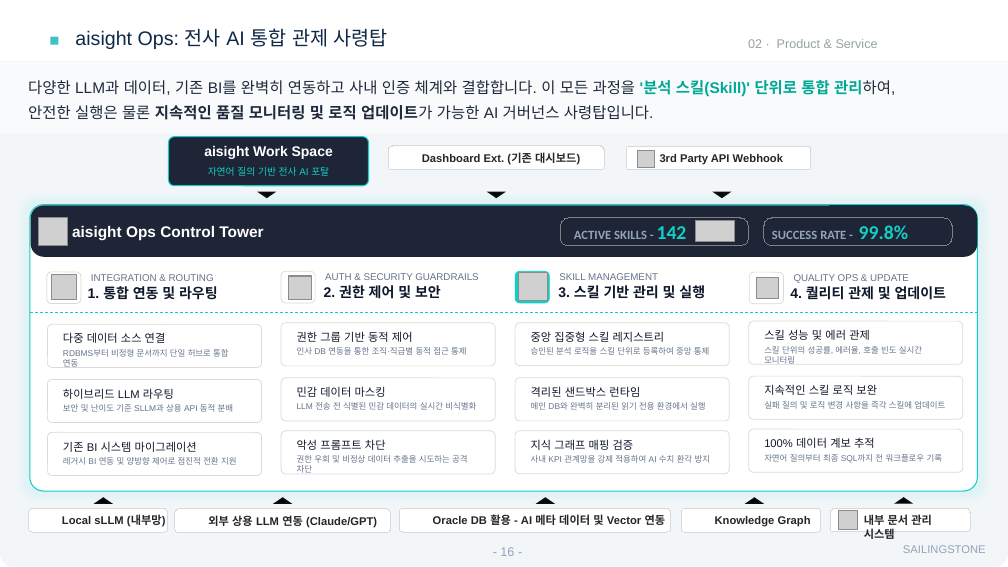
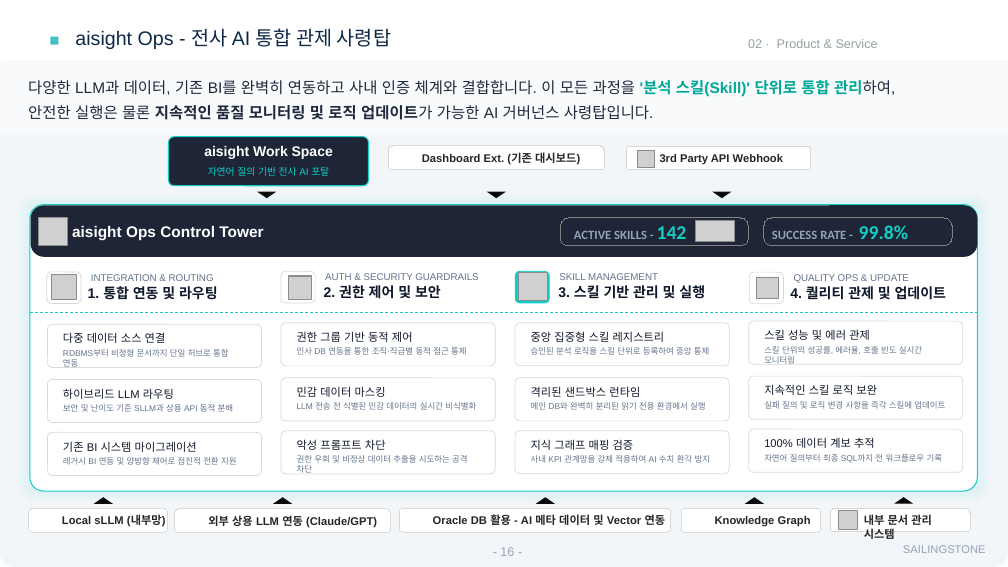
Before and after one commit to sellect-team/doc, a slide deck: slide 16 of docs/company/_source/company-intro-2026.pptx. Drawn at 1008x567 pixels with LibreOffice and Linux fonts; fonts in the diff are those of the drawing; grey boxes stand for pictures; background and template pictures are left out. Boxes give left, top, right and bottom in pixels: in the first picture for what was removed or moved away, otherwise in the second. Text is boxed around its words. In the diff, an @@ line names an element or a change of style, - is before the commit and + after.

```diff
--- a/docs/company/_source/company-intro-2026.pptx
+++ b/docs/company/_source/company-intro-2026.pptx
@@ title at (75,28,391,49): text changed @@
-aisight Ops: 전사 AI 통합 관제 사령탑
+aisight Ops - 전사 AI 통합 관제 사령탑
```
Also in this commit, not shown: 9 other slides changed, 21 other files.
